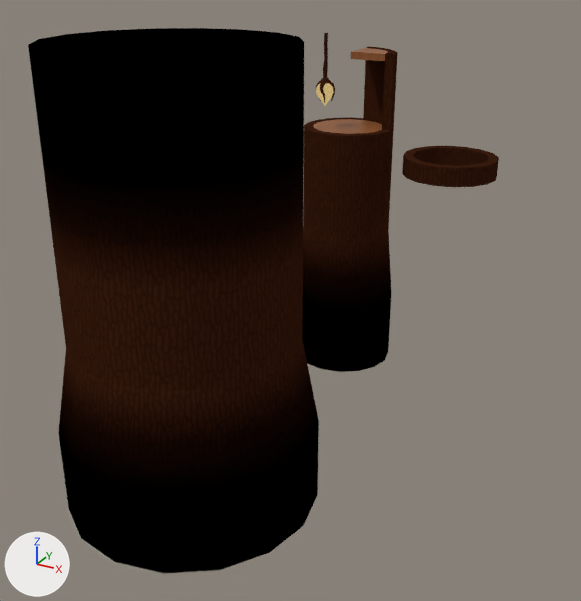
Before and after pictures for a commit that changed the Blender file Assets/World/C8L1/raw/C8L1_props.blend.
The view is the same before and after, from a 50 mm lens placed at (37.8, -50.2, 30.3), pointed at (5.2, 9.2, 0.6). Arrows for +X, +Y and +Z are at lower left; the lights stay in place.

In view in the first picture: 'Log_10_Base', 'Log_10_Middle', 'Log_10_Top', 'Log_5_Base', 'Log_5_Floor', 'Log_5_Middle', 'Log_5_Middle_Half', 'Log_5_Middle_Quarter', 'Log_5_Middle_Section'.
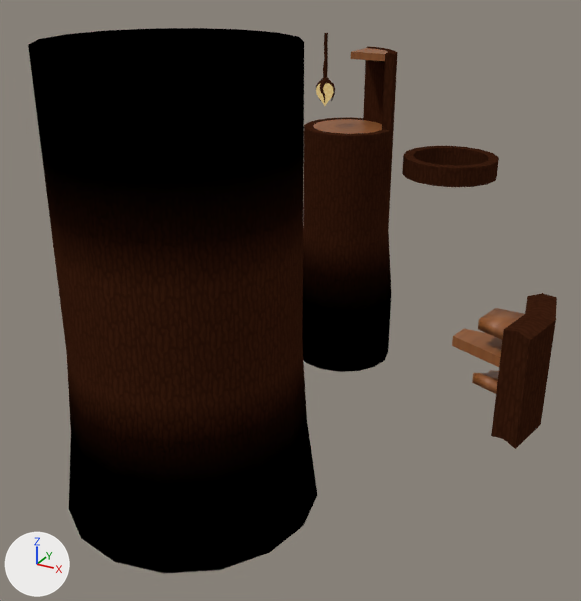
Edits to the bpy script that builds the scene:
```text
Change me_circle_001:
    used by ob_log_10_base; location = (0.0, 0.0, -8.0)
    remove me_circle_001.from_pydata(...)  # 112 vertices, 96 faces; spans x -11.5..11.5, y -11.5..11.5, z -8.0..8.2
    add me_circle_001.from_pydata(...)  # 128 vertices, 112 faces; spans x -11.5..11.5, y -11.5..11.5, z -8.0..8.2
    me_circle_001 part 1
    16 faces are deleted
    16 vertices move from x -11.5..11.5, y -11.5..11.5, z 0.0 to x -10.5..10.5, y -10.5..10.5, z 0.0
    8 vertices are added at x -9.3..9.3, y -9.3..9.3, z 7.0
    8 new vertices lie (0.0, 0.0, -1.0) away from vertices in x -10.0..10.0, y -10.0..10.0, z 8.0
    32 new faces join them
Add me_circle_015:
    me_circle_015.from_pydata(...)  # 12 vertices, 11 faces; spans x 5.54..8.0, y -3.06..3.06, z -2.75..0.0
    me_circle_015.polygons.foreach_set('use_smooth', [True] * 11)
    me_circle_015.materials.append(mat_uv_log_cross_huge)
Add me_circle_013:
    me_circle_013.from_pydata(...)  # 12 vertices, 9 faces; spans x 3.7..8.0, y -3.06..0.0, z -0.75..0.0
    me_circle_013.polygons.foreach_set('use_smooth', [True] * 9)
    me_circle_013.materials.append(mat_uv_log_cross_huge)
Add me_circle_012:
    me_circle_012.from_pydata(...)  # 18 vertices, 16 faces; spans x 7.39..10.0, y -3.83..3.83, z 0.0..8.25
    me_circle_012.polygons.foreach_set('use_smooth', [True] * 16)
    me_circle_012.materials.append(mat_uv_bark)
Add me_circle_010:
    me_circle_010.from_pydata(...)  # 8 vertices, 6 faces; spans x 5.54..8.0, y -3.06..0.0, z -0.75..0.0
    me_circle_010.polygons.foreach_set('use_smooth', [True] * 6)
    me_circle_010.materials.append(mat_uv_log_cross_huge)
Add ob_log_10_innerramp:
    ob_log_10_innerramp = bpy.data.objects.new('Log_10_InnerRamp', me_circle_015)
    ob_log_10_innerramp.location = (20.0, 0.0, 4.0)
Add ob_log_10_floor_chunk_long:
    ob_log_10_floor_chunk_long = bpy.data.objects.new('Log_10_Floor_Chunk_Long', me_circle_013)
    ob_log_10_floor_chunk_long.location = (20.0, 0.0, 6.0)
Add ob_log_10_middle_section:
    ob_log_10_middle_section = bpy.data.objects.new('Log_10_Middle_Section', me_circle_012)
    ob_log_10_middle_section.location = (20.0, 0.0, 0.0)
Add ob_log_10_floor_chunk:
    ob_log_10_floor_chunk = bpy.data.objects.new('Log_10_Floor_Chunk', me_circle_010)
    ob_log_10_floor_chunk.location = (20.0, 0.0, 8.0)
```

Boxes [x1, y1, x2, y2] around the edits, measured in the pictures (581 x 601 px):
'Log_10_Base', reshaped: before [58, 339, 319, 573]; after [66, 340, 317, 573]
'Log_10_Middle_Section', added: after [491, 293, 557, 449]
'Log_10_Floor_Chunk_Long', added: after [452, 328, 502, 367]
'Log_10_Floor_Chunk', added: after [478, 308, 524, 340]
'Log_10_InnerRamp', added: after [472, 370, 499, 394]
